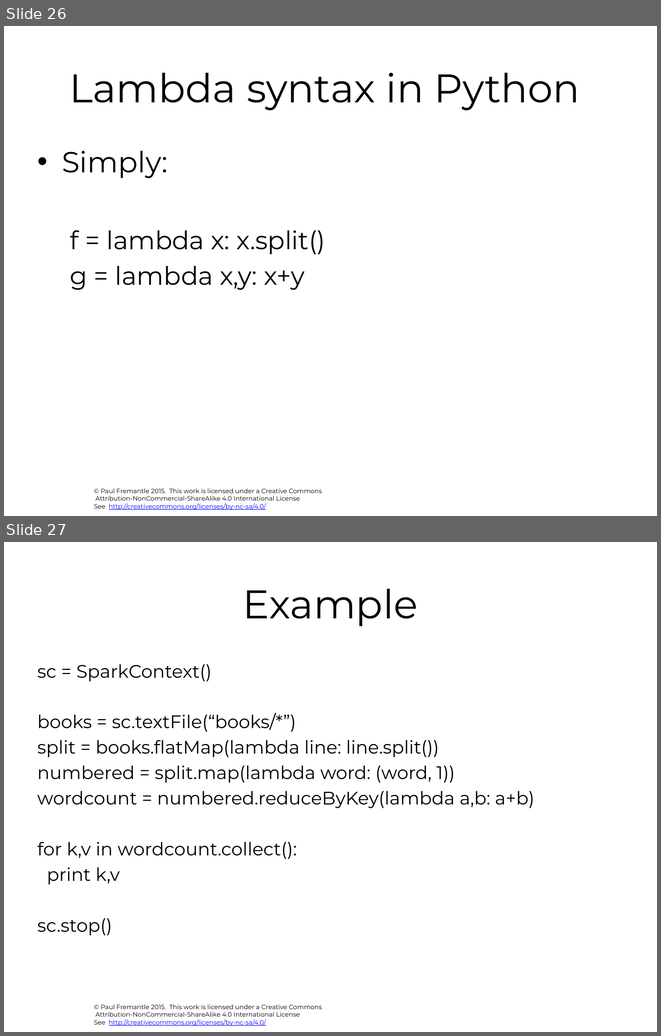
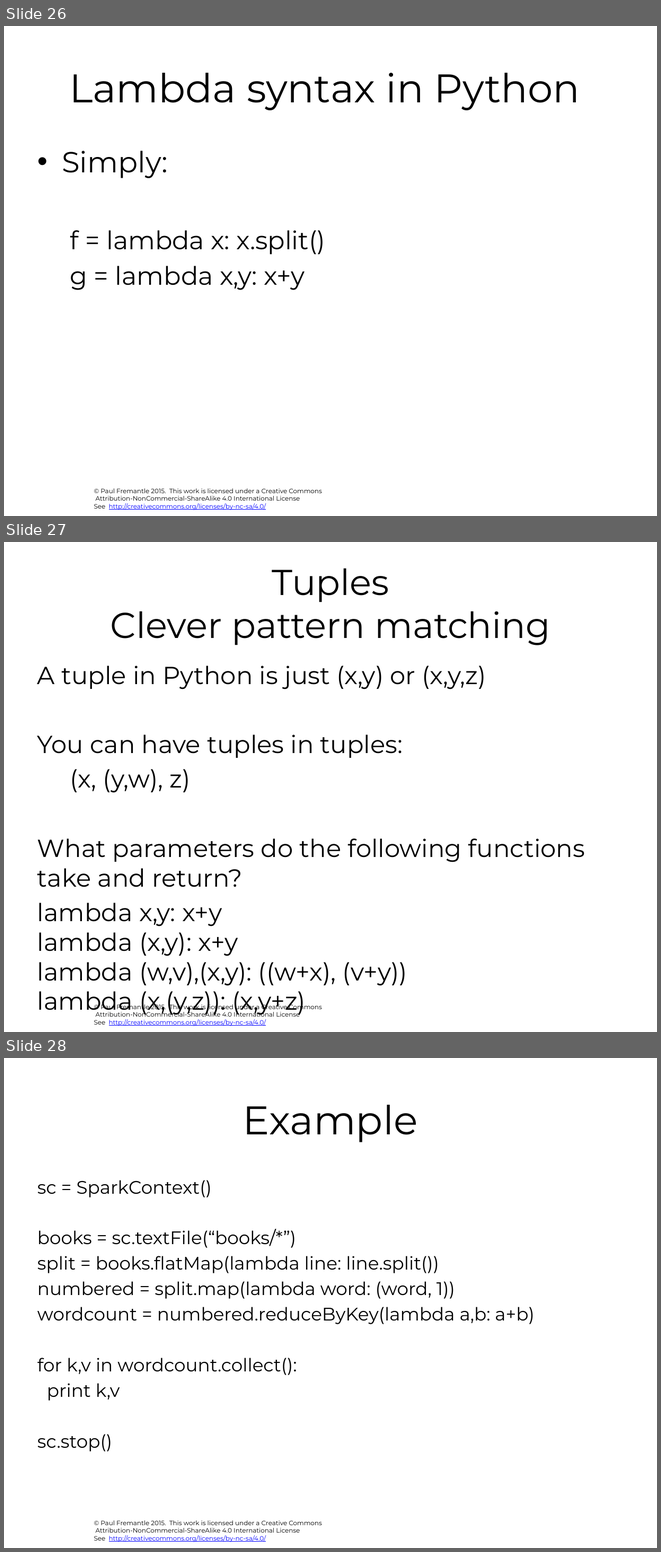
Before and after one commit to pzfreo/ox-clo, a slide deck: pres-source/08-spark-and-adjuncts.pptx. Shown one above the other, each under a label of ours: slides 26 and 27 before the commit, slides 26, 27 and 28 after it. The pictures are 661x1036 and 661x1552 pixels, drawn with LibreOffice and Linux fonts; fonts in the diff are those of the drawing; background and template pictures are left out. Boxes give left, top, right and bottom in pixels: in the first picture for what was removed or moved away, otherwise in the second. Text is boxed around its words. In the diff, an @@ line names an element or a change of style, - is before the commit and + after.

```diff
--- a/pres-source/08-spark-and-adjuncts.pptx
+++ b/pres-source/08-spark-and-adjuncts.pptx
@@ slide 27 added at box(4, 542, 657, 1032), background #FFFFFF; not listed: 1 template element that a slide beside it also shows @@
@@ title added at box(111, 568, 550, 645), 39.6 pt, text #000000 @@
+Tuples
+Clever pattern matching
@@ text added at box(37, 665, 585, 1015), 27.2 pt, text #000000 @@
+A tuple in Python is just (x,y) or (x,y,z)
+You can have tuples in tuples:
+(x, (y,w), z)
+What parameters do the following functions take and return?
+lambda x,y: x+y
+lambda (x,y): x+y
+lambda (w,v),(x,y): ((w+x), (v+y))
+lambda (x,(y,z)): (x,y+z)
@@ what was slide 27 is now slide 28 @@
```
Also in this commit, not shown: 4 other files.
